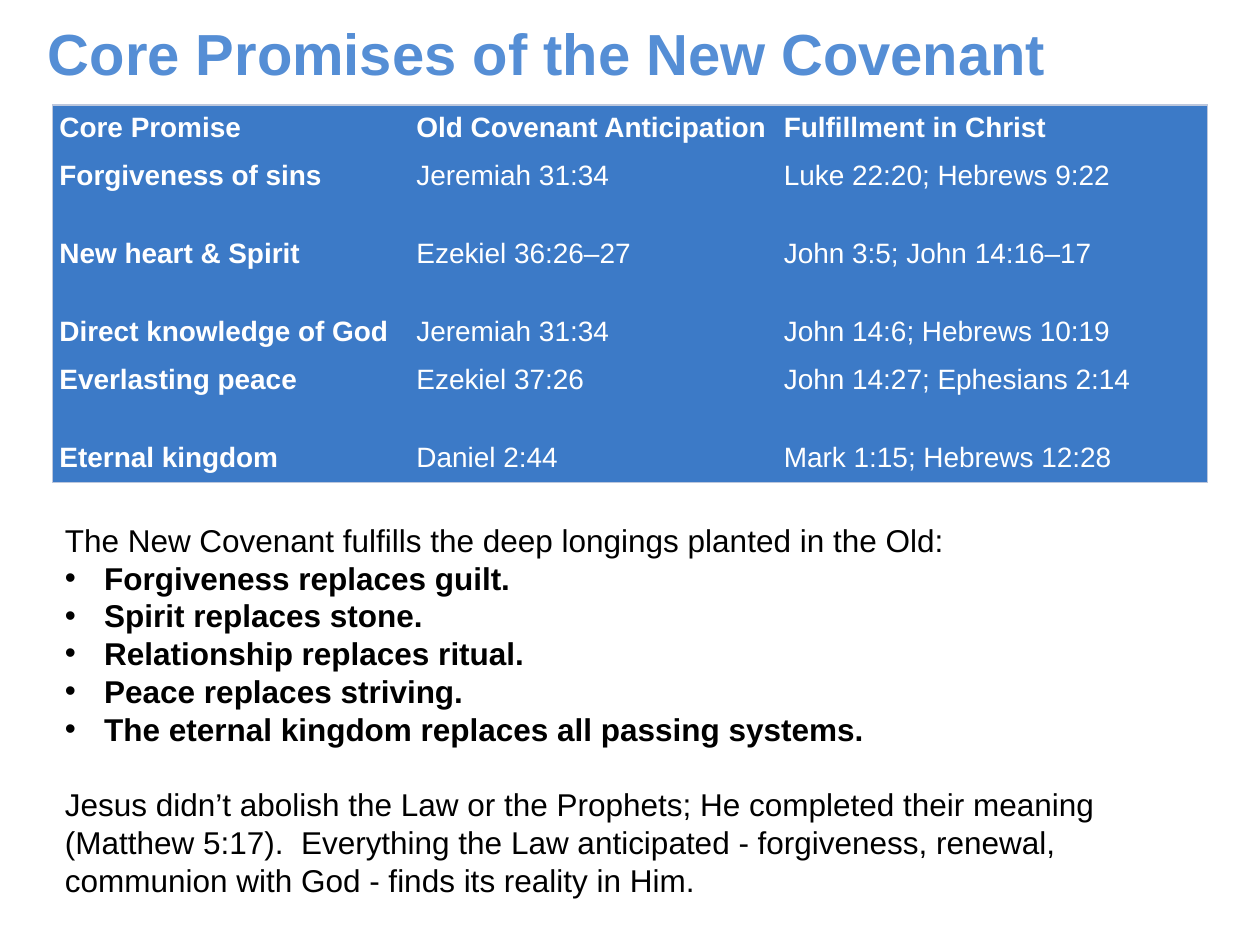
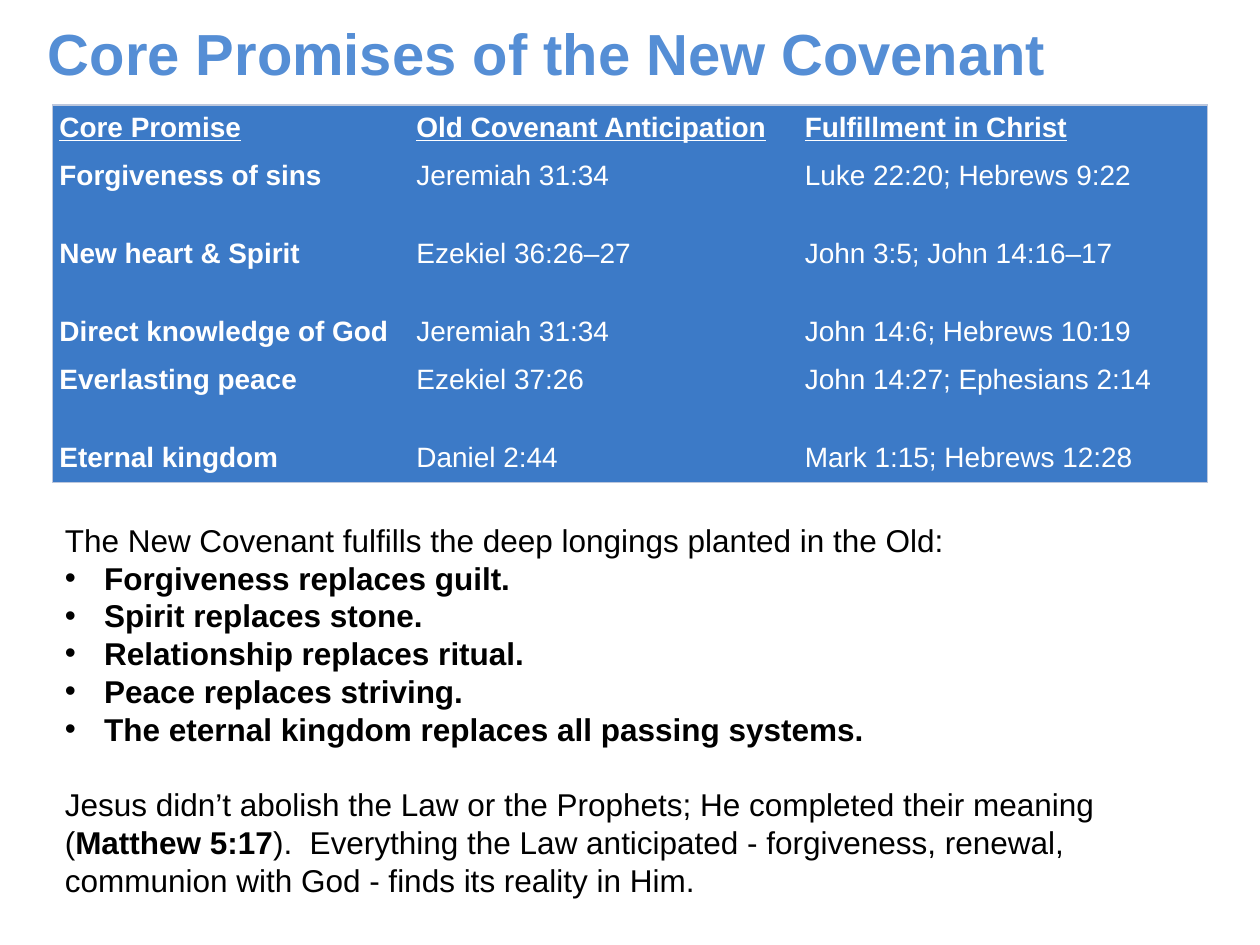
Before and after one commit to UsefulEngines/EvangelismPublic, a slide deck: slide 5 of 2025-Q4/Promises5/2025-11-02-Promises5.pptx. Drawn at 1260x945 pixels with LibreOffice and Linux fonts; fonts in the diff are those of the drawing. Boxes give left, top, right and bottom in pixels: in the first picture for what was removed or moved away, otherwise in the second. Text is boxed around its words. In the diff, an @@ line names an element or a change of style, - is before the commit and + after.

```diff
--- a/2025-Q4/Promises5/2025-11-02-Promises5.pptx
+++ b/2025-Q4/Promises5/2025-11-02-Promises5.pptx
@@ table at (53, 105, 1207, 483) @@
@@ underline on in "Core Promise", "Old Covenant Anticipation", "Fulfillment in Christ" @@
@@ text at (65, 793, 1094, 898): bold on in "(Matthew 5:17)." @@
```
Also in this commit, not shown: 9 other slides changed, 1 other file.
